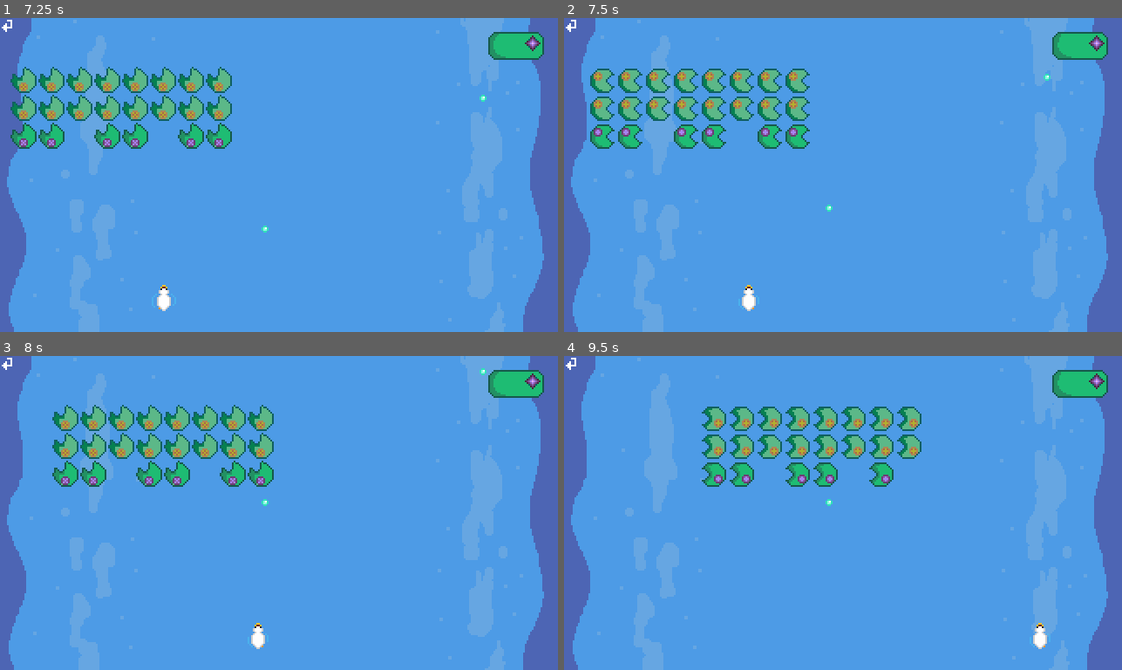
Above: before the commit, frames 1-4 (two rows, left to right).
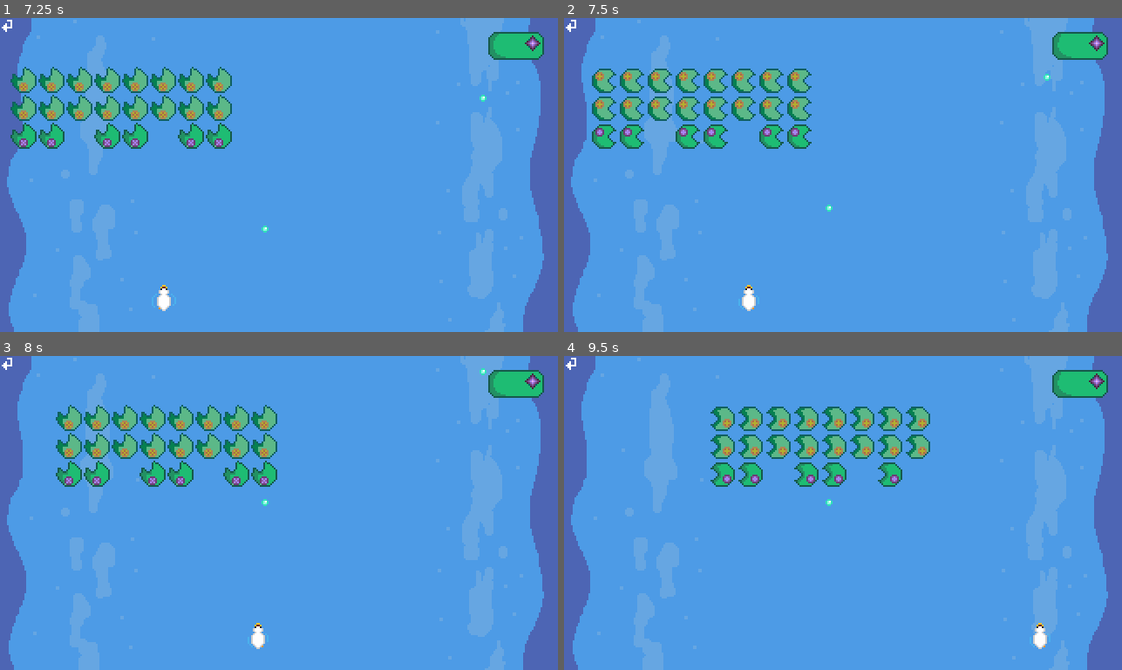
Above: after the commit, the same moments.

Repository: Modailun/space-invader-clone
Game: Godot game, scene res://scenes/ui/main_menu.tscn
The game is run twice, just before and just after one commit, with the same random seed, the same clock (stepped at 60 frames per second) and the same inputs.
Inputs:
- Up to frame 1 (7.25 s): click "New Game" at 0.5 s; click "New Game" at 1.25 s; hold D (move_right) 2.03-2.78 s; hold W (shoot) 2.03-2.78 s; hold A (move_left) 2.78-3.53 s; tap W (shoot) at 2.85, 4.35, 5.85 s; hold W (shoot) 3.53-4.28 s; hold D (move_right) 3.53-5.03 s; hold W (shoot) 5.03-5.78 s; hold A (move_left) from 5.03 s (still down); hold W (shoot) from 6.53 s (still down)
- Up to frame 2 (7.5 s): release A (move_left) at 7.28 s; release W (shoot) at 7.28 s; hold D (move_right) from 7.28 s (still down); tap W (shoot) at 7.35 s
- Up to frame 3 (8 s): keep holding D (move_right)
- Up to frame 4 (9.5 s): keep holding D (move_right); hold W (shoot) 8.03-8.78 s; tap W (shoot) at 8.85 s

Frame 1 is identical in both runs. In frame 2, 2.9% of the frame differs, in the area x 4-45%, y 16-42%; in frame 3, 4.7%; in frame 4, 6.9%, in the area x 24-66%, y 16-42%.

Commit message:
Fixed enemies movements

Diff:
--- a/scripts/levels/formation_level_1.gd
+++ b/scripts/levels/formation_level_1.gd
@@ -1,17 +1,26 @@
 extends Node2D
 
-var direction : int = -1
-@export var speed : int = 32
-var sprite_size : int = 16
+var direction: int = -1
+var direction_y: int = 1
+@export var speed: int = 32
+@export var max_speed: int = 128
+var sprite_size: int = 16
+var distance_y: int = 4
 
-func _ready() -> void:
-	pass # Replace with function body.
+func _physics_process(delta: float) -> void:
+	# Récupère la taille actuelle de la fenêtre
+	var viewport_size = get_viewport_rect().size
 
-func _process(delta: float) -> void:
+	# Déplace l'objet horizontalement
 	position.x += speed * delta * direction
-	if position.x > 320 - 4 * sprite_size:
+
+	# Inverse la direction horizontale si on atteint les bords
+	if position.x > viewport_size.x - 4 * sprite_size or position.x < 4 * sprite_size:
 		direction *= -1
-		position.y += 4
-	elif position.x < 4 * sprite_size:
-		direction *= -1
-		position.y += 4
+		position.y += direction_y * 4
+		speed = min(speed + 2, max_speed)
+
+    # Inverse la direction verticale si on atteint le haut ou le bas
+	if position.y > viewport_size.y - 4 * sprite_size or position.y < 3 * sprite_size:
+		direction_y *= -1
+		position.y += direction_y * 4
